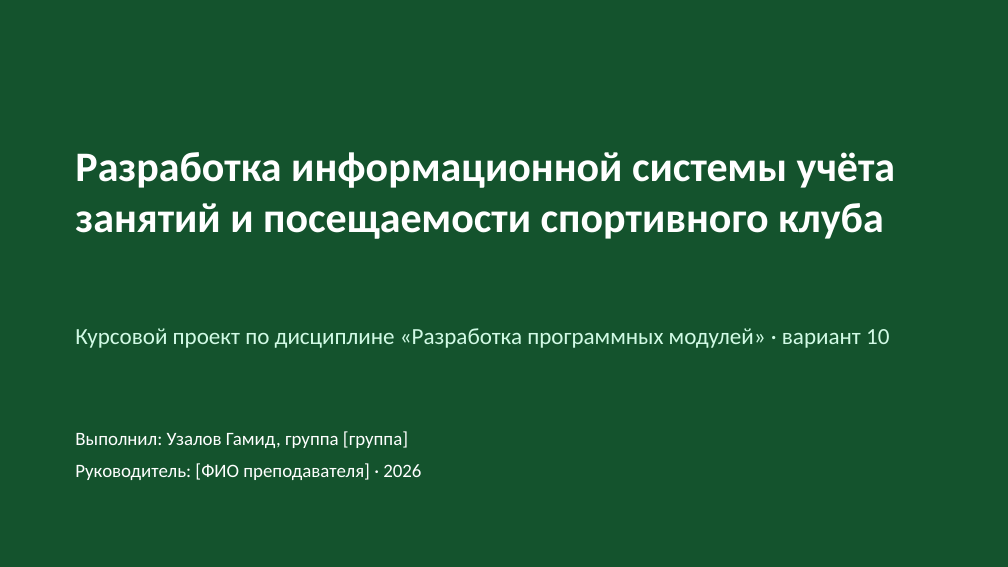
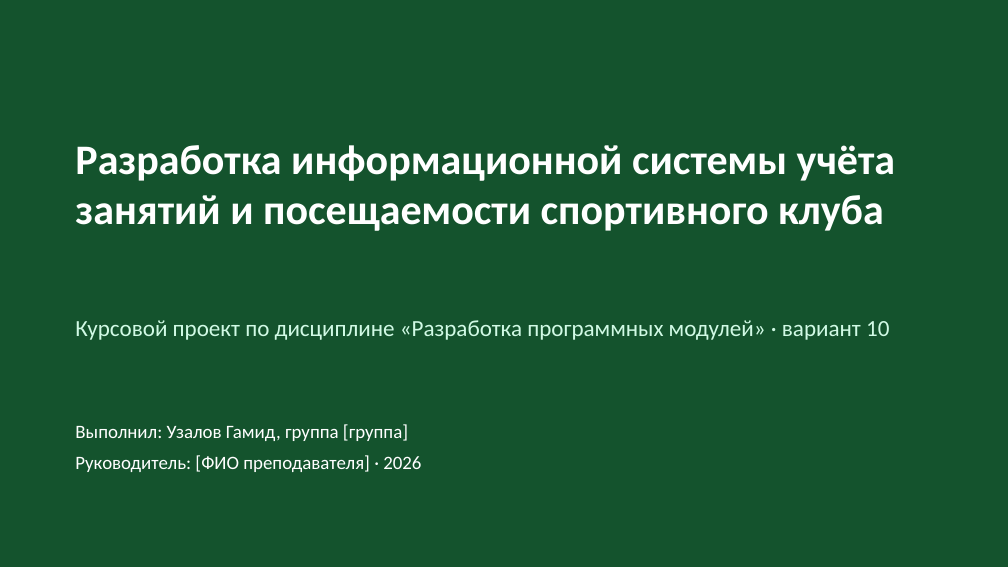
Before and after one commit to Uzalov-Gamid/sport-club, a slide deck: slide 1 of docs/Презентация_Спортивный_клуб.pptx. Drawn at 1008x567 pixels with LibreOffice and Linux fonts; fonts in the diff are those of the drawing. Boxes give left, top, right and bottom in pixels: in the first picture for what was removed or moved away, otherwise in the second. Text is boxed around its words. In the diff, an @@ line names an element or a change of style, - is before the commit and + after.

```diff
--- a/docs/Презентация_Спортивный_клуб.pptx
+++ b/docs/Презентация_Спортивный_клуб.pptx
@@ text "Разработка информационной системы учёта занятий ...": place and size @@
-text "Разработка информационной системы учёта занятий ..." at [75,152,895,239]
+text "Разработка информационной системы учёта занятий ..." at [75,145,895,231]
@@ text "Курсовой проект по дисциплине «Разработка ...": place and size @@
-text "Курсовой проект по дисциплине «Разработка ..." at [75,328,889,348]
+text "Курсовой проект по дисциплине «Разработка ..." at [75,320,889,340]
@@ text "Выполнил: Узалов Гамид, группа [группа]": place and size @@
-text "Выполнил: Узалов Гамид, группа [группа]" at [75,431,421,480]
+text "Выполнил: Узалов Гамид, группа [группа]" at [75,424,421,472]
```
Also in this commit, not shown: 8 other slides changed, 17 slides added, 5 slides removed.
